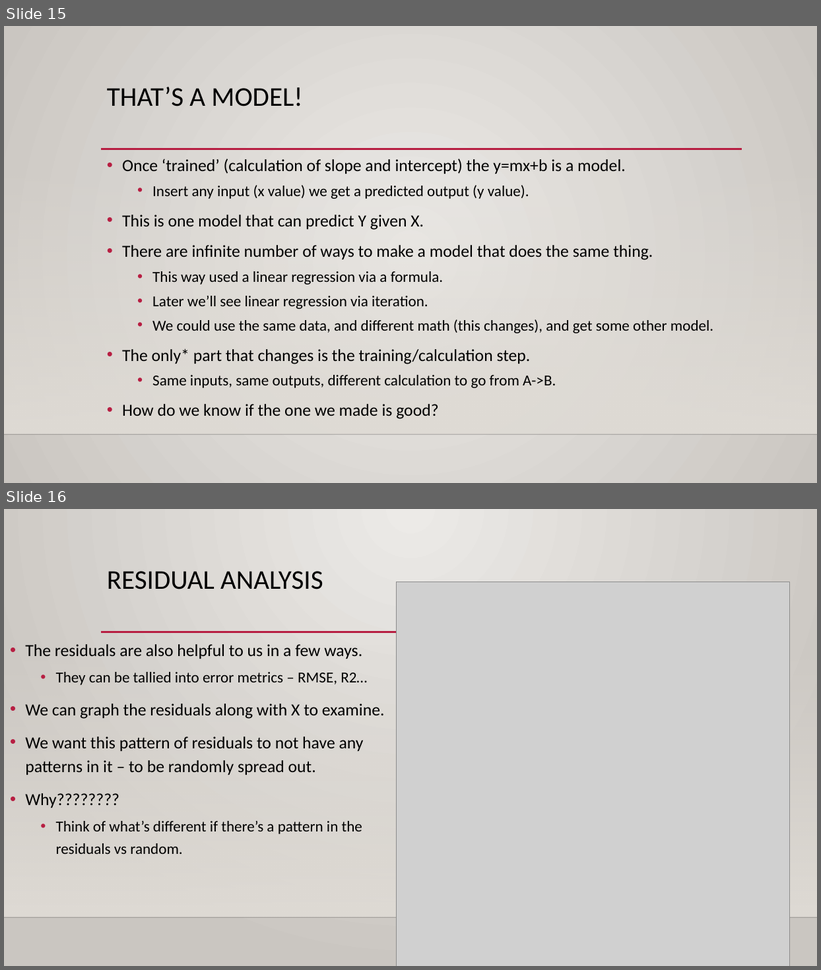
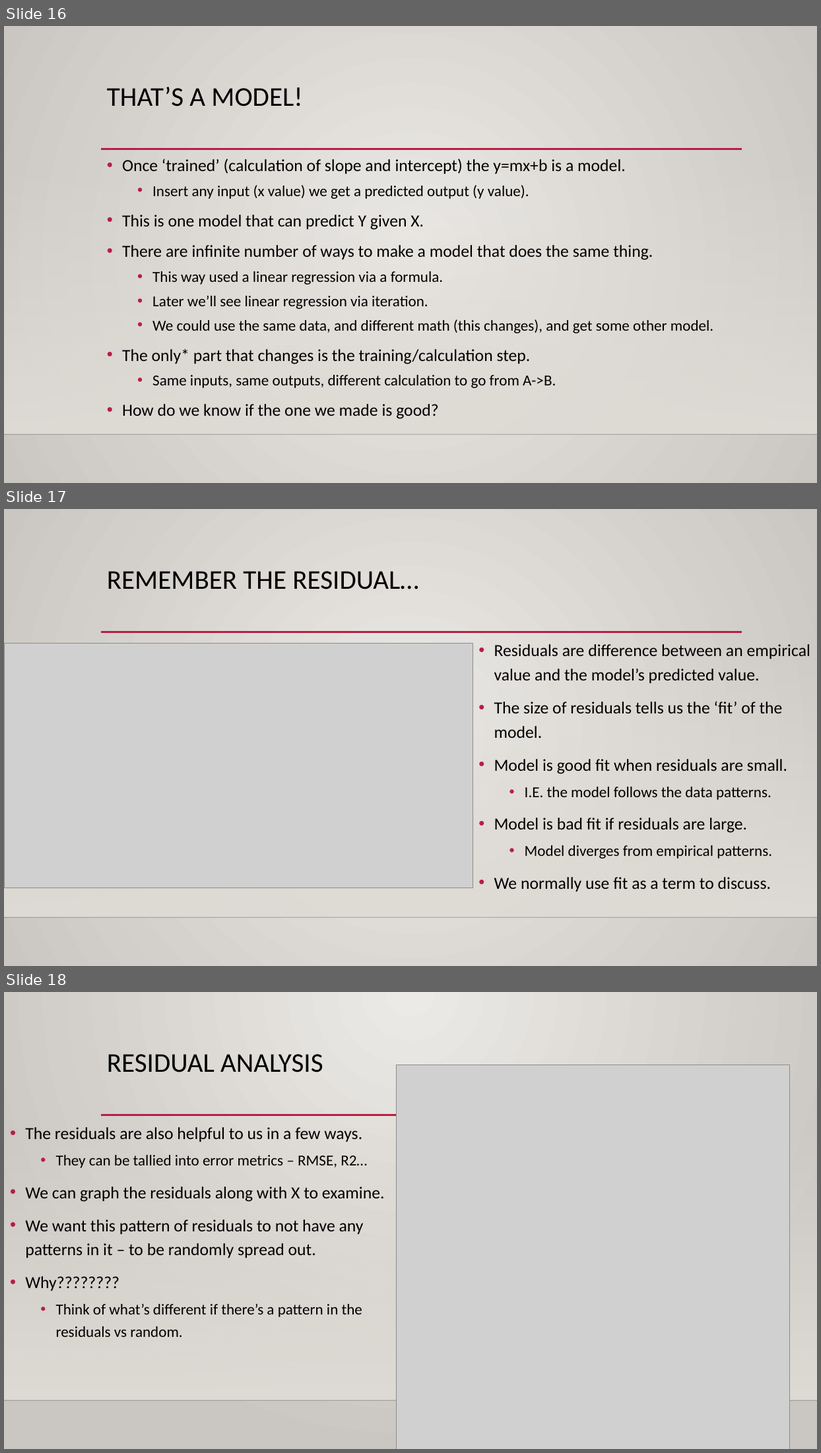
Before and after one commit to AkeemSemperDataScience/Basic_Stats_in_Python_Student_Repository, a slide deck: reference_material/slides/020_Linear_Least_Squares.pptx. Shown one above the other, each under a label of ours: slides 15 and 16 before the commit, slides 16, 17 and 18 after it. The pictures are 821x970 and 821x1453 pixels, drawn with LibreOffice and Linux fonts; fonts in the diff are those of the drawing; grey boxes stand for pictures; background and template pictures are left out. Boxes give left, top, right and bottom in pixels: in the first picture for what was removed or moved away, otherwise in the second. Text is boxed around its words. In the diff, an @@ line names an element or a change of style, - is before the commit and + after.

```diff
--- a/reference_material/slides/020_Linear_Least_Squares.pptx
+++ b/reference_material/slides/020_Linear_Least_Squares.pptx
@@ slide 17 added at (4,509,817,966), background gradient #ECEAE7 to #CAC7C1; not listed: 3 template elements that a slide beside it also shows @@
@@ title added at (107,571,418,590), 32 pt, text #000000 @@
+REMEMBER THE RESIDUAL…
@@ picture added at (4,643,473,889) @@
@@ text added at (494,644,811,892), 20 pt, text #000000 @@
+• Residuals are difference between an empirical value and the model’s predicted value.
+• The size of residuals tells us the ‘fit’ of the model.
+• Model is good fit when residuals are small.
+  • I.E. the model follows the data patterns.
+• Model is bad fit if residuals are large.
+  • Model diverges from empirical patterns.
+• We normally use fit as a term to discuss.
@@ what was slide 15 is now slide 16 @@
@@ what was slide 16 is now slide 18 @@
```
Also in this commit, not shown: 5 slides changed, 1 other slide added, 6 other files.
